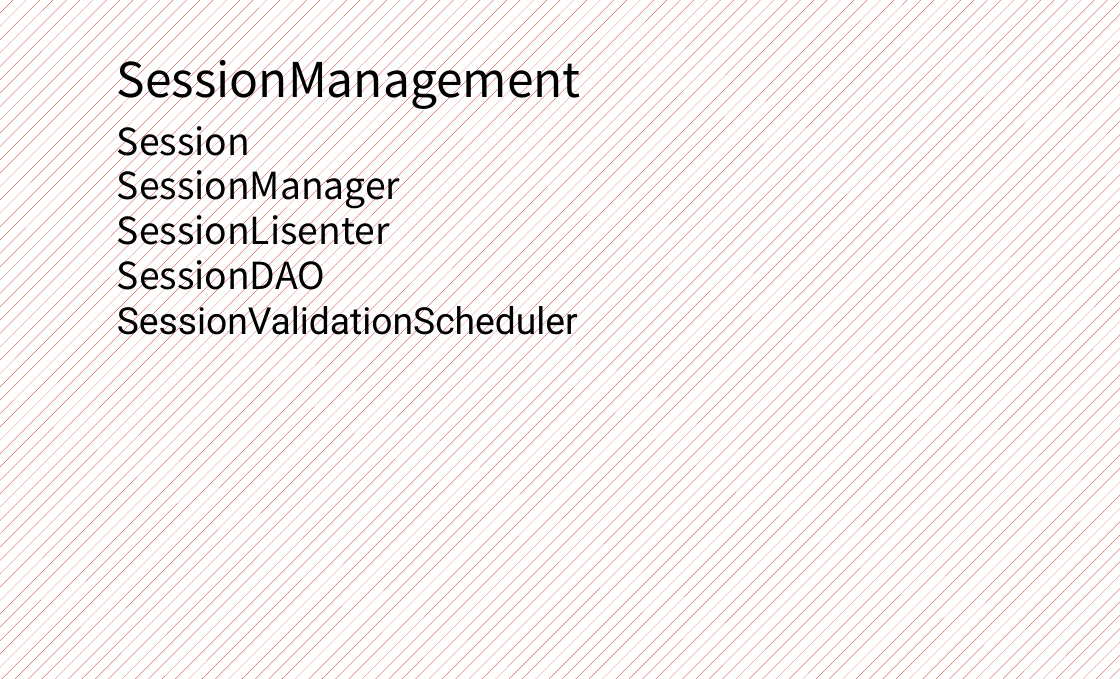
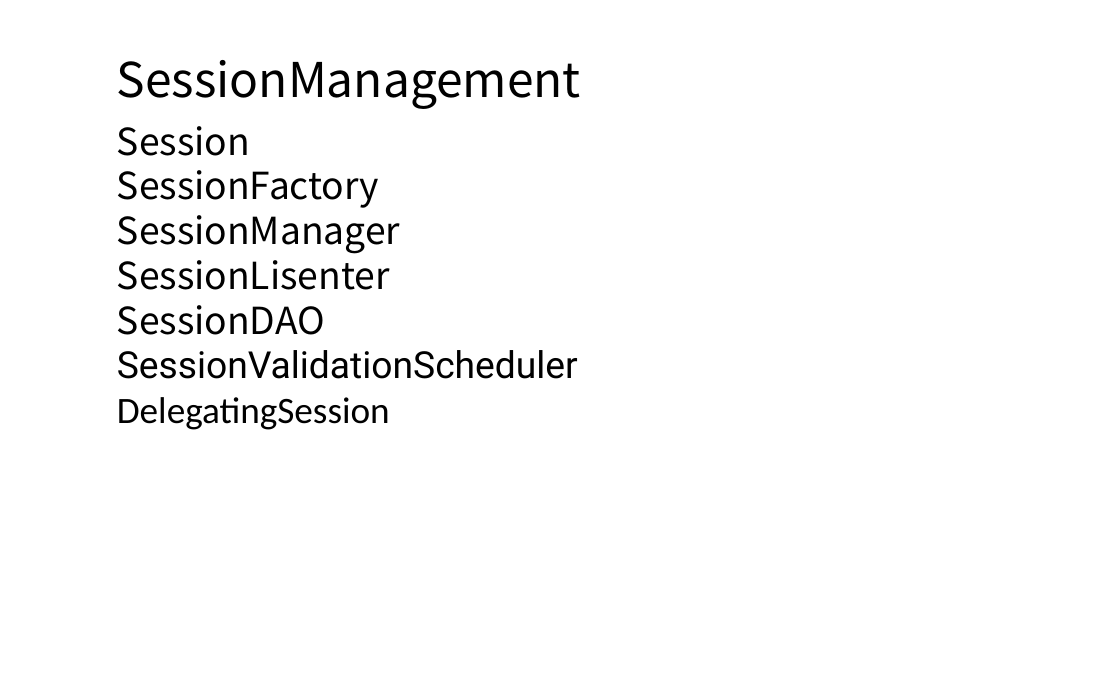
Before and after one commit to yanghaikun/shiro-in-action, a slide deck: slide 14 of shiro原理解析.pptx. Drawn at 1120x679 pixels with LibreOffice and Linux fonts; fonts in the diff are those of the drawing. Boxes give left, top, right and bottom in pixels: in the first picture for what was removed or moved away, otherwise in the second. Text is boxed around its words. In the diff, an @@ line names an element or a change of style, - is before the commit and + after.

```diff
--- a/shiro原理解析.pptx
+++ b/shiro原理解析.pptx
@@ background pattern #C00000 on #FFFFFF to #FFFFFF @@
@@ text at (117,170,379,208): paragraph added @@
+SessionFactory
@@ text at (117,397,390,430): paragraph added @@
+DelegatingSession
```
Also in this commit, not shown: 17 other slides changed, 1 slide added, 1 slide removed.
